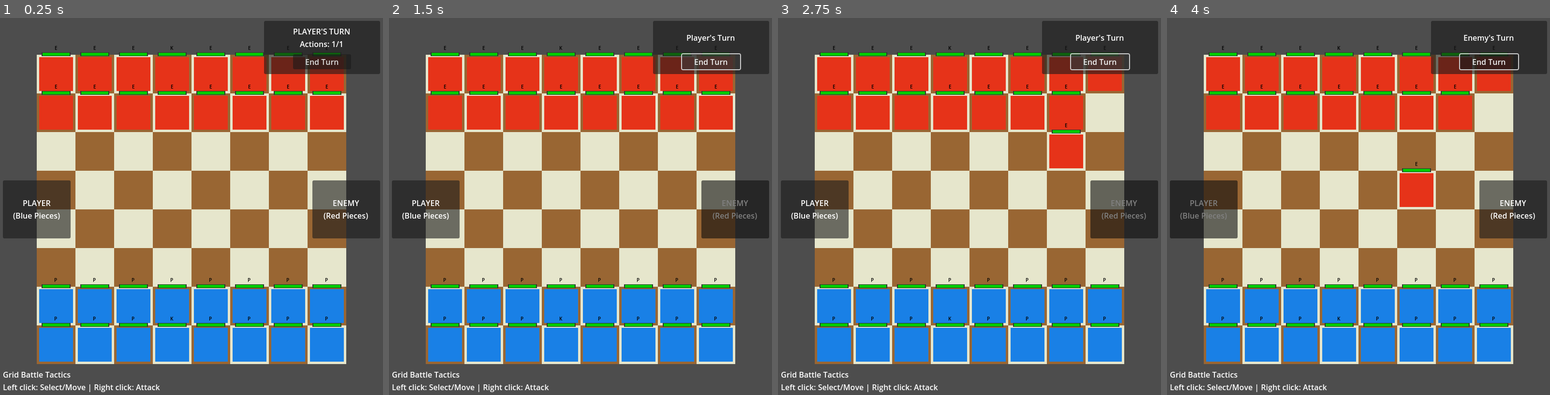
Above: before the commit, frames 1-4 (left to right).
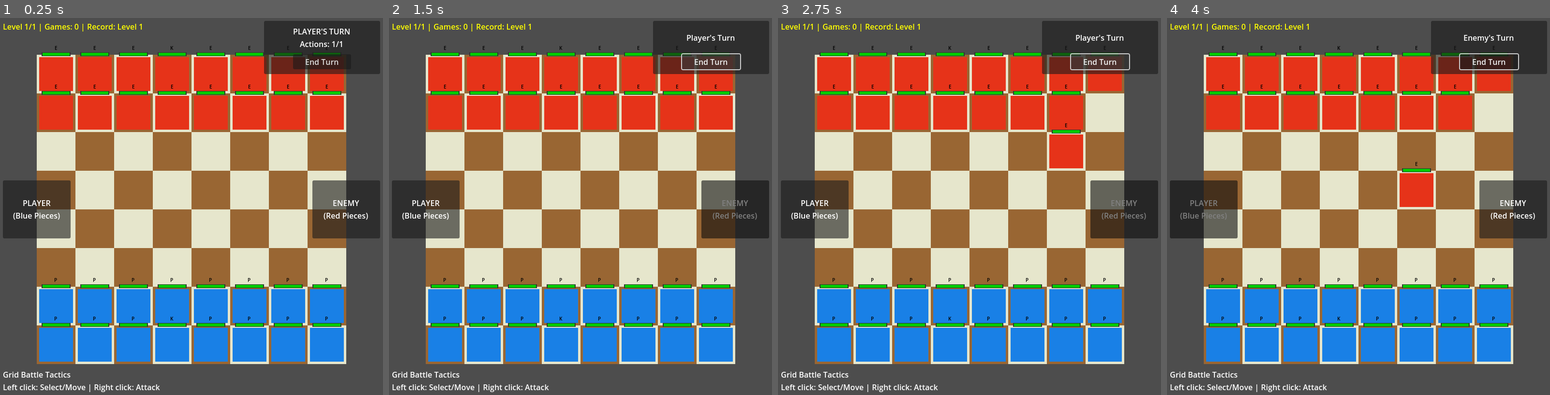
Above: after the commit, the same moments.

Repository: charlesbalcony/grid-game2.0
Game: Godot game, scene res://scenes/Main.tscn
Two runs of this game, one before a commit and one after it. Both use one fixed random seed, a clock stepped at 60 frames per second and the inputs below.
Inputs (mouse positions are in pixels of both pictures, inside the frame that each line leads up to):
- Up to frame 1 (0.25 s): no input
- Up to frame 2 (1.5 s): click "End Turn" at 0.5 s; click "End Turn" at 1.25 s
- Up to frame 3 (2.75 s): click "End Turn" at 2 s
- Up to frame 4 (4 s): tap Enter at 2.75 s; move the mouse to (1442, 191) at 2.77 s; click (1442, 191) at 2.92 s; tap Space at 3.5 s; drag from (1281, 229) to (1339, 285) at 3.52 s

The runs differ from the first frame. In frame 1, 0.2% of the frame differs, in the area x 0-37%, y 1-4%; in frame 2, 0.2%; in frame 3, 0.2%; in frame 4, 0.2%.

Commit message:
add basic high score

Diff:
--- a/my-first-game/scripts/GameBoard.gd
+++ b/my-first-game/scripts/GameBoard.gd
@@ -10,6 +10,7 @@
 const GameBoardAI = preload("res://scripts/components/GameBoardAI.gd")
 const ArmyManager = preload("res://scripts/systems/ArmyManager.gd")
 const Army = preload("res://scripts/systems/Army.gd")
+const HighScoreManager = preload("res://scripts/systems/HighScoreManager.gd")
 
 # Debug mode for testing
 var debug_mode = false
@@ -25,6 +26,7 @@
 var ui_manager
 var ai_system
 var army_manager
+var high_score_manager
 
 # Game state
 var game_manager = null
@@ -32,6 +34,7 @@
 var end_turn_button = null
 var player_indicator = null
 var enemy_indicator = null
+var high_score_label = null
 var ai_timer = null  # Store AI timer to cancel if needed
 
 func _ready():
@@ -47,6 +50,13 @@
 	# Initialize components
 	initialize_components()
 
+	# Initialize high score manager
+	high_score_manager = HighScoreManager.new()
+	add_child(high_score_manager)
+
+	# Connect to high score updates
+	high_score_manager.high_score_updated.connect(_on_high_score_updated)
+
 	# Get references to game manager and UI elements
 	game_manager = get_node("GameManager")
 	turn_label = get_node("UI/TurnDisplay/TurnLabel")
@@ -54,9 +64,19 @@
 	player_indicator = get_node("UI/PlayerIndicator")
 	enemy_indicator = get_node("UI/EnemyIndicator")
 
+	# Try to get high score label, create if doesn't exist
+	if has_node("UI/HighScoreDisplay"):
+		high_score_label = get_node("UI/HighScoreDisplay")
+	else:
+		# Create high score display dynamically
+		create_high_score_display()
+
 	# Now that game_manager is available, set it in the input handler
 	if input_handler and game_manager:
 		input_handler.set_game_manager(game_manager)
+
+	# Update high score display
+	update_high_score_display()
 
 	# Connect signals
 	if game_manager:
@@ -384,9 +404,21 @@
 	if winner.to_lower() == "player" and army_manager:
 		army_manager.advance_to_next_army()
 		print("Player won - Advanced to next army level")
+
+		# Update high score tracking
+		if high_score_manager:
+			var new_level = army_manager.get_current_level()
+			high_score_manager.update_current_level(new_level)
+			high_score_manager.increment_battles_won()
+
 	elif winner.to_lower() != "player" and army_manager:
 		army_manager.reset_to_first_army()
 		print("Player defeated - Army reset to Level 1")
+
+		# Reset current level but keep high score
+		if high_score_manager:
+			high_score_manager.reset_current_level()
+			high_score_manager.increment_games_played()
 
 	var new_level = army_manager.get_current_level() if army_manager else 1
 	print("Restarting battle with current army: ", army_manager.get_current_army().army_name)
@@ -422,3 +454,41 @@
 
 	print("Battle restart complete!")
 	is_restarting = false
+
+	# Update high score display
+	update_high_score_display()
+
+func create_high_score_display():
+	"""Create high score display dynamically if it doesn't exist in scene"""
+	var ui_node = get_node("UI")
+	if ui_node:
+		high_score_label = Label.new()
+		high_score_label.name = "HighScoreDisplay"
+		high_score_label.text = "High Score: Level 1"
+		high_score_label.position = Vector2(10, 10)  # Top-left corner
+		high_score_label.size = Vector2(200, 30)
+
+		# Style the label
+		high_score_label.add_theme_color_override("font_color", Color.YELLOW)
+
+		ui_node.add_child(high_score_label)
+		print("Created high score display")
+	else:
+		print("WARNING: Could not find UI node to add high score display")
+
+func update_high_score_display():
+	"""Update the high score display with current stats"""
+	if high_score_label and high_score_manager:
+		var current_level = high_score_manager.get_current_level()
+		var high_score = high_score_manager.get_high_score()
+		var games_played = high_score_manager.get_games_played()
+
+		# Format: "Level 2/4 | Games: 5 | Record: Level 4"
+		high_score_label.text = "Level %d/%d | Games: %d | Record: Level %d" % [current_level, high_score, games_played, high_score]
+	elif high_score_label:
+		high_score_label.text = "High Score: Level 1"
+
+func _on_high_score_updated(new_high_score: int):
+	"""Handle high score updates"""
+	print("NEW HIGH SCORE ACHIEVED: Level ", new_high_score)
+	update_high_score_display()
--- /dev/null
+++ b/my-first-game/scripts/systems/HighScoreManager.gd
@@ -0,0 +1,109 @@
+extends Node
+class_name HighScoreManager
+
+# High Score Manager - Handles saving/loading and tracking of high scores
+
+signal high_score_updated(new_high_score)
+
+const SAVE_FILE_PATH = "user://high_scores.save"
+
+var current_level: int = 1
+var high_score_level: int = 1
+var games_played: int = 0
+var total_battles_won: int = 0
+
+func _init():
+	load_high_scores()
+
+func _ready():
+	print("HighScoreManager initialized - High Score: Level ", high_score_level)
+
+func update_current_level(level: int):
+	"""Update the current level and check if it's a new high score"""
+	current_level = level
+
+	if level > high_score_level:
+		var old_high_score = high_score_level
+		high_score_level = level
+		print("NEW HIGH SCORE! Reached Level ", level, " (previous: ", old_high_score, ")")
+		high_score_updated.emit(high_score_level)
+		save_high_scores()
+
+	print("Current Level: ", current_level, " | High Score: Level ", high_score_level)
+
+func increment_games_played():
+	"""Increment the number of games played"""
+	games_played += 1
+	save_high_scores()
+
+func increment_battles_won():
+	"""Increment the number of battles won"""
+	total_battles_won += 1
+	save_high_scores()
+
+func reset_current_level():
+	"""Reset current level to 1 (when player loses)"""
+	current_level = 1
+	print("Level reset to 1 | High Score remains: Level ", high_score_level)
+
+func get_current_level() -> int:
+	return current_level
+
+func get_high_score() -> int:
+	return high_score_level
+
+func get_games_played() -> int:
+	return games_played
+
+func get_battles_won() -> int:
+	return total_battles_won
+
+func save_high_scores():
+	"""Save high scores to disk"""
+	var save_data = {
+		"high_score_level": high_score_level,
+		"games_played": games_played,
+		"total_battles_won": total_battles_won,
+		"save_version": "1.0"
+	}
+
+	var file = FileAccess.open(SAVE_FILE_PATH, FileAccess.WRITE)
+	if file:
+		file.store_string(JSON.stringify(save_data))
+		file.close()
+		print("High scores saved: Level ", high_score_level, ", Games: ", games_played, ", Battles: ", total_battles_won)
+	else:
+		print("ERROR: Could not save high scores to ", SAVE_FILE_PATH)
+
+func load_high_scores():
+	"""Load high scores from disk"""
+	if not FileAccess.file_exists(SAVE_FILE_PATH):
+		print("No save file found, using defaults")
+		return
+
+	var file = FileAccess.open(SAVE_FILE_PATH, FileAccess.READ)
+	if file:
+		var json_string = file.get_as_text()
+		file.close()
+
+		var json = JSON.new()
+		var parse_result = json.parse(json_string)
+
+		if parse_result == OK:
+			var save_data = json.data
+			if save_data.has("high_score_level"):
+				high_score_level = save_data.high_score_level
+			if save_data.has("games_played"):
+				games_played = save_data.games_played
+			if save_data.has("total_battles_won"):
+				total_battles_won = save_data.total_battles_won
+
+			print("High scores loaded: Level ", high_score_level, ", Games: ", games_played, ", Battles: ", total_battles_won)
+		else:
+			print("ERROR: Could not parse high score save file")
+	else:
+		print("ERROR: Could not read high score save file")
+
+func get_stats_summary() -> String:
+	"""Get a formatted string with all stats"""
+	return "Level %d/%d | Games: %d | Battles Won: %d" % [current_level, high_score_level, games_played, total_battles_won]
